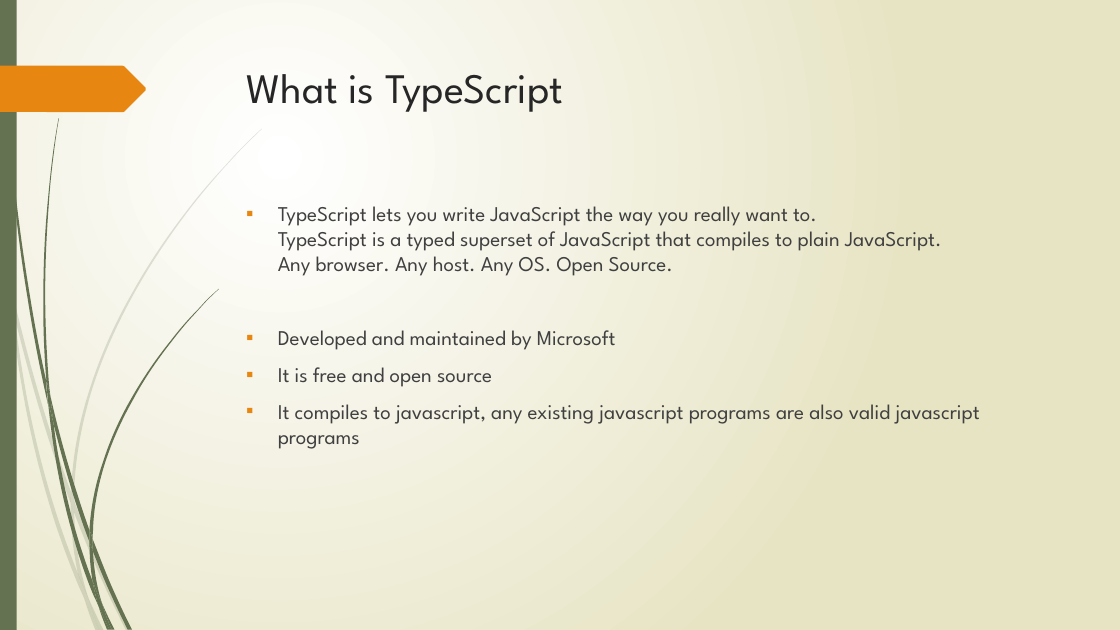
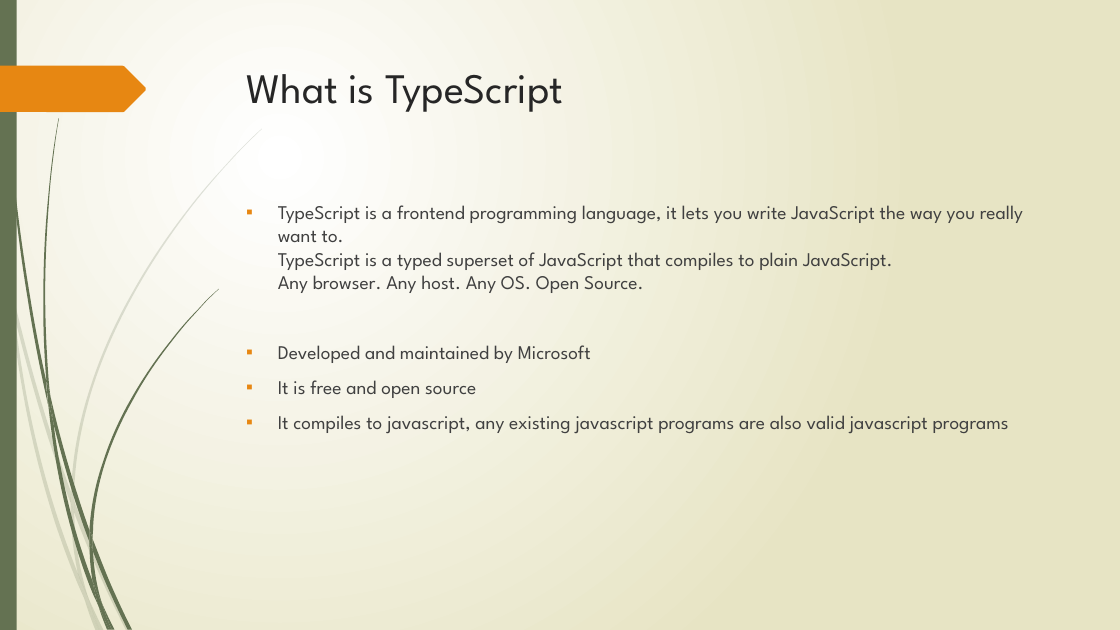
Before and after one commit to hanjia2014/TSDemo, a slide deck: slide 3 of TypeScript.pptx. Drawn at 1120x630 pixels with LibreOffice and Linux fonts; fonts in the diff are those of the drawing. Boxes give left, top, right and bottom in pixels: in the first picture for what was removed or moved away, otherwise in the second. Text is boxed around its words. In the diff, an @@ line names an element or a change of style, - is before the commit and + after.

Commit message:
update

```diff
--- a/TypeScript.pptx
+++ b/TypeScript.pptx
@@ text at <box>278,205,1023,293</box>: text changed; size 18 to 16.6 pt @@
-▪ TypeScript lets you write JavaScript the way you really want to.
-  TypeScript is a typed superset of JavaScript that compiles to plain JavaScript.
-  Any browser. Any host. Any OS. Open Source.
+▪ TypeScript is a frontend programming language, it lets you write JavaScript the way you really want to.
+  TypeScript is a typed superset of JavaScript that compiles to plain JavaScript.
+  Any browser. Any host. Any OS. Open Source.
@@ text at <box>278,345,1009,433</box>: size 18 to 16.6 pt in "Developed and maintained by Microsoft", "It is free and open source", "It compiles to javascript, any existing javascript ..." @@
```
